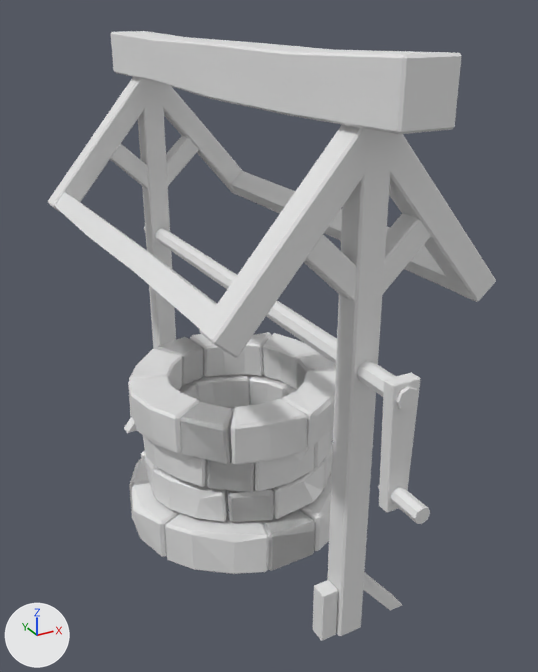
The Blender file Well.blend as it was, and as the next commit left it.
Camera for both pictures: a 50 mm camera at (-13.8, -28.3, 23.0) aimed at (0.7, -1.7, 9.7). Arrows for +X, +Y and +Z are at lower left; the lights stay in place.

Names of what the first picture shows: 'Coil rod', 'Cube', 'Cube.001', 'Cube.002', 'Cube.006', 'Cube.007', 'Left stand', 'Overhang', 'Right stand', 'Straight support right', 'Well_0', 'Well_1', 'Well_2', 'Well_3'.
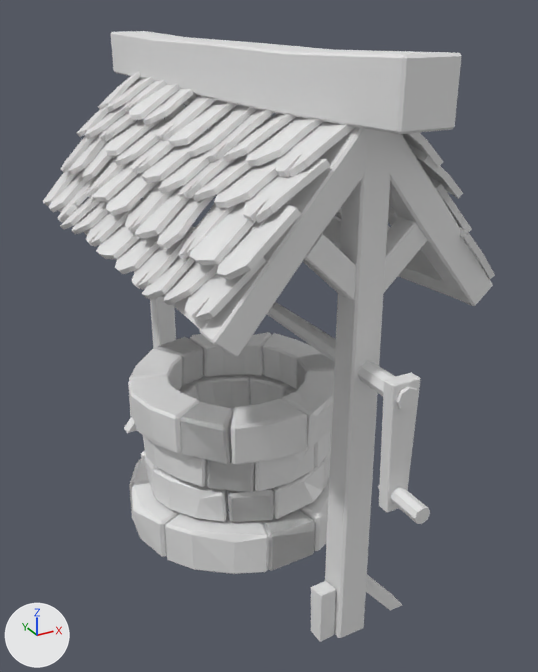
What differs and where, as boxes (x1, y1, x2, y2) in the pictures (538 x 672 px; the box of a moved part takes in the faces that stretch with it):
'Plane.066', added
    after: (43, 71, 355, 322)
'Cube.006', reshaped
    before: (231, 171, 457, 292)
    after: (322, 218, 455, 298)
'Plane.040', added
    after: (184, 94, 495, 279)
'Straight support right', moved
    before: (313, 580, 338, 641)
    after: (311, 581, 336, 642)
'Plane.065', added
    after: (68, 158, 113, 209)
'Plane.039', added
    after: (105, 117, 135, 135)
'Plane.053', added
    after: (88, 140, 107, 163)
part 1 of me_cube_025, moved or reshaped
    before: (387, 227, 457, 292)
    after: (398, 249, 455, 298)
part 2 of me_cube_025, moved or reshaped
    before: (231, 171, 342, 241)
    after: (322, 218, 341, 250)
'Left stand', unchanged, covered by the edit
    before: (138, 79, 176, 349)
    after: (138, 86, 176, 349)
'Cube.001', unchanged, covered by the edit
    before: (55, 192, 217, 329)
    after: (59, 204, 206, 329)
'Cube.002', unchanged, covered by the edit
    before: (48, 77, 145, 213)
    after: (58, 78, 144, 211)
'Cube.005', unchanged, covered by the edit
    before: (161, 83, 243, 196)
    after: (164, 104, 231, 164)

The change, as a list of edits to the scene's bpy script:
```text
Change me_cube_025:
    where me_cube_025.from_pydata(...)  # 16 vertices, 14 faces; spans x -1.0..1.0, y -1.0..1.0, z -3.98..1.0
    used by ob_cube_006; location = (4.91, 5.36, 14.04); rotation_euler = (1.571, 0.698, 3.142), in degrees (90, 40, 180); scale = (0.505, 0.485, 3.6)
    me_cube_025 part 1: all 4 vertices in x -1.0..1.0, y -1.0..1.0, z -2.27 are moved by (0.87, -0.42, 0.0)
    me_cube_025 part 2: all 4 vertices in x -1.0..1.0, y -1.0..1.0, z -0.67 are moved by (1.0, -0.59, -0.01)
Add me_plane_095:
    me_plane_095.from_pydata(...)  # 1184 vertices, 1088 faces; spans x -3.8..3.7, y -10.2..10.2, z -2.3..2.3
Add me_plane_071:
    me_plane_071.from_pydata(...)  # 26 vertices, 24 faces; spans x -1.35..1.68, y -0.95..1.05, z -0.29..0.34
Add me_plane_059:
    me_plane_059.from_pydata(...)  # 24 vertices, 22 faces; spans x -1.35..1.14, y -1.08..0.99, z -0.29..0.23
Add me_plane_045:
    me_plane_045.from_pydata(...)  # 26 vertices, 24 faces; spans x -0.95..1.25, y -0.92..1.11, z -0.22..0.19
Add lat_lattice:
    lat_lattice = bpy.data.lattices.new('Lattice')
    lat_lattice.points_v = 5
    lat_lattice.points.foreach_set('co_deform', [-0.514, -0.519, -0.484, 0.484, -0.522, -0.482, -0.571, -0.26, -0.517, 0.418, -0.261, -0.52, -0.63, 0.0, -0.553, 0.35, -0.0000561, -0.561, -0.567, 0.25, -0.527, 0.422, 0.25, -0.532, -0.5, 0.5, -0.5, 0.5, 0.5, -0.5, -0.514, -0.519, 0.516, 0.484, -0.522, 0.518, -0.581, -0.26, 0.478, 0.418, -0.261, 0.48, -0.65, 0.0, 0.439, 0.35, -0.0000561, 0.439, -0.578, 0.25, 0.468, 0.422, 0.25, 0.468, -0.5, 0.5, 0.5, 0.5, 0.5, 0.5])
Change ob_straight_support_right:
    ob_straight_support_right.location: (-0.92, -9.38, 1.15) -> (-1.03, -9.38, 1.15)
Add ob_plane_040:
    ob_plane_040 = bpy.data.objects.new('Plane.040', me_plane_095)
    ob_plane_040.parent = ob_lattice
    ob_plane_040.matrix_parent_inverse = Matrix(((0.323, 0.0, 0.241, -5.286), (0.0, 0.0476, 0.0, 0.000882), (-0.0725, 0.0, 0.0972, -1.389), (0.0, 0.0, 0.0, 1.0)))
    ob_plane_040.location = (3.178, 0.375, 17.34)
    ob_plane_040.rotation_euler = (-0.175, -0.658, -3.142)  # degrees (-10, -38, -180)
    ob_plane_040.scale = (1.14, 1.0, 1.07)
    _m = ob_plane_040.modifiers.new('Lattice', 'LATTICE')
    _m.object = ob_lattice
Add ob_lattice:
    ob_lattice = bpy.data.objects.new('Lattice', lat_lattice)
    ob_lattice.location = (3.667, -0.0185, 17.02)
    ob_lattice.rotation_euler = (0.0, -0.641, 0.0)  # degrees (0, -37, 0)
    ob_lattice.scale = (2.48, 21.0, 8.24)
    ob_lattice.hide_set(True)
Add ob_plane_066:
    ob_plane_066 = bpy.data.objects.new('Plane.066', me_plane_095.copy())
    ob_plane_066.location = (-3.36, -0.1, 17.22)
    ob_plane_066.rotation_euler = (-0.164, -0.631, -0.0196)  # degrees (-9.4, -36, -1.1)
    ob_plane_066.scale = (1.14, 1.0, 1.07)
Add ob_plane_065:
    ob_plane_065 = bpy.data.objects.new('Plane.065', me_plane_071)
    ob_plane_065.location = (-4.64, 5.69, 15.47)
    ob_plane_065.rotation_euler = (-0.164, -0.631, -0.0196)  # degrees (-9.4, -36, -1.1)
Add ob_plane_053:
    ob_plane_053 = bpy.data.objects.new('Plane.053', me_plane_059)
    ob_plane_053.location = (-3.8, 6.52, 17.18)
    ob_plane_053.rotation_euler = (-0.164, -0.631, -0.0196)  # degrees (-9.4, -36, -1.1)
Add ob_plane_039:
    ob_plane_039 = bpy.data.objects.new('Plane.039', me_plane_045)
    ob_plane_039.location = (-2.89, 5.46, 18.22)
    ob_plane_039.rotation_euler = (-0.164, -0.631, -0.0196)  # degrees (-9.4, -36, -1.1)
```
